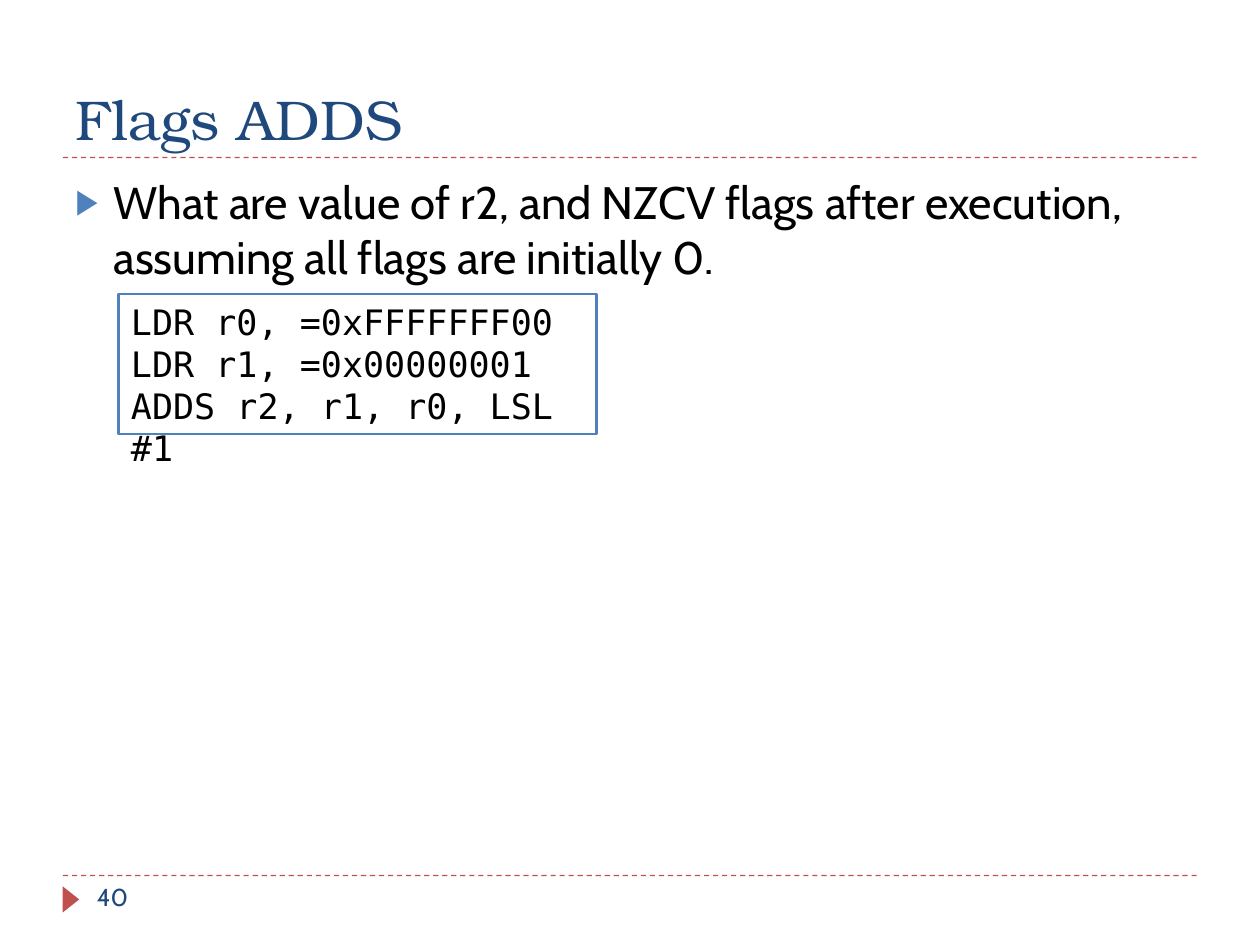
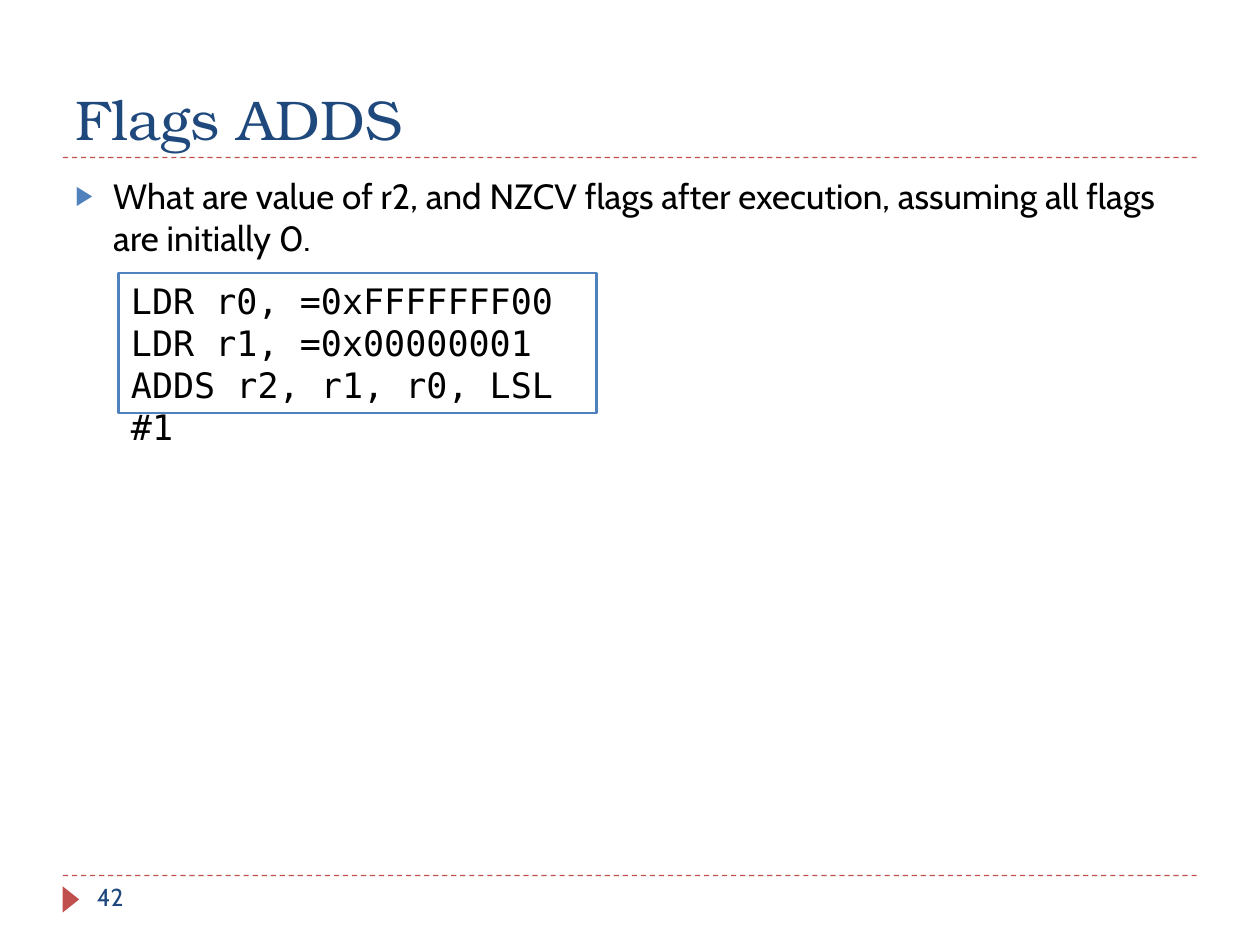
Before and after one commit to guhofstra/CSC111Fa25, a slide deck: slide 42 of PPTs/Ch4_ARM_Arithmetic_Logic_Exercises_ANS.pptx (slide 40 before the commit). Drawn at 1260x945 pixels with LibreOffice and Linux fonts; fonts in the diff are those of the drawing. Boxes give left, top, right and bottom in pixels: in the first picture for what was removed or moved away, otherwise in the second. Text is boxed around its words. In the diff, an @@ line names an element or a change of style, - is before the commit and + after.

```diff
--- a/PPTs/Ch4_ARM_Arithmetic_Logic_Exercises_ANS.pptx
+++ b/PPTs/Ch4_ARM_Arithmetic_Logic_Exercises_ANS.pptx
@@ text "What are value of r2, ..." at (x1=113, y1=182, x2=1155, y2=259): size 26 to 20 pt @@
@@ rectangle "LDR r0, =0xFFFFFFF00" moved from (x1=118, y1=294, x2=596, y2=433) to (x1=118, y1=273, x2=596, y2=413) @@
@@ page number at (x1=97, y1=888, x2=124, y2=906): text changed @@
-40
+42
```
Also in this commit, not shown: 13 other slides changed, 2 slides added, 6 other files.
